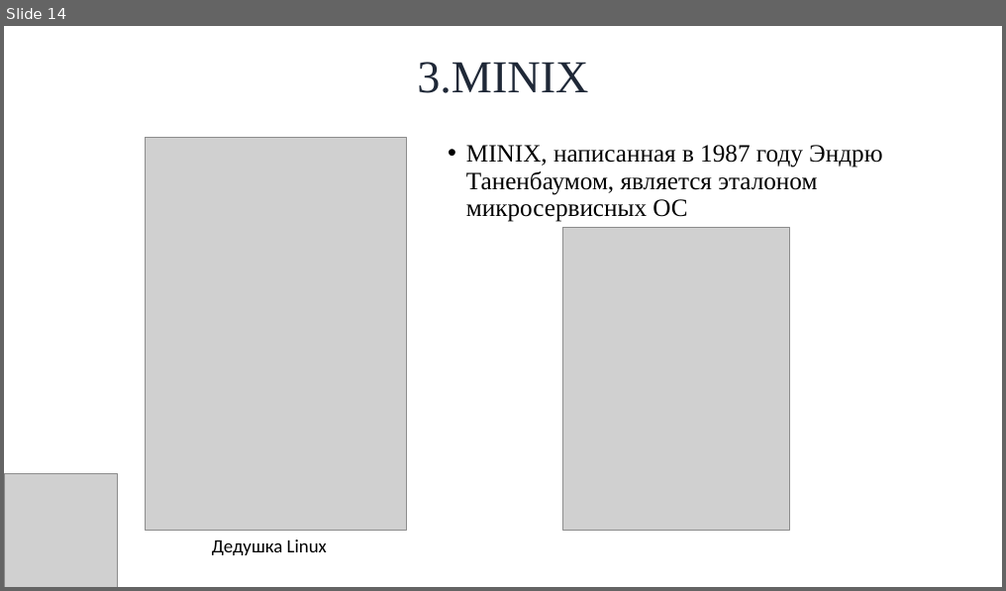
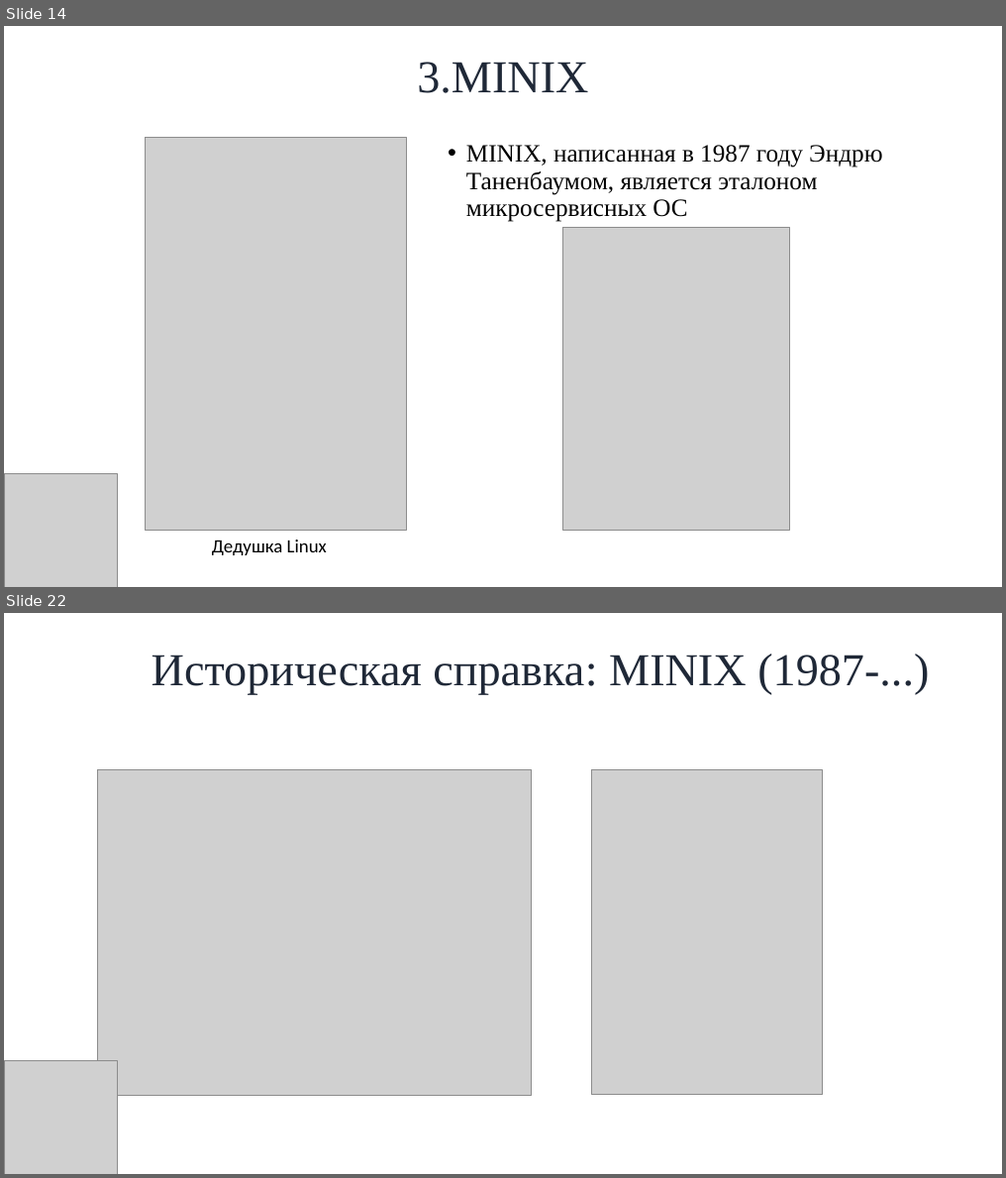
Before and after one commit to SkibaSAY/Cursovay4_MicroServicesOS, a slide deck: Путь в науку 2024/Микросервисная архитектура в ОС.pptx. Shown one above the other, each under a label of ours: slide 14 before the commit, slides 14 and 22 after it; the slides between them are not shown. The pictures are 1006x591 and 1006x1178 pixels, drawn with LibreOffice and Linux fonts; fonts in the diff are those of the drawing; grey boxes stand for pictures; background and template pictures are left out. Boxes give left, top, right and bottom in pixels: in the first picture for what was removed or moved away, otherwise in the second. Text is boxed around its words. In the diff, an @@ line names an element or a change of style, - is before the commit and + after.

```diff
--- a/Путь в науку 2024/Микросервисная архитектура в ОС.pptx
+++ b/Путь в науку 2024/Микросервисная архитектура в ОС.pptx
@@ slide 22 added at (4,613,1002,1174), background picture (left out) @@
@@ title added at (152,654,929,694), 44 pt, text gradient #1F2837 to #930416 @@
+Историческая справка: MINIX (1987-...)
@@ picture added at (98,769,532,1095) @@
@@ picture added at (592,769,823,1095) @@
@@ picture added at (4,1061,117,1174) @@
```
Also in this commit, not shown: 3 slides changed, 11 other slides added, 2 other files.
